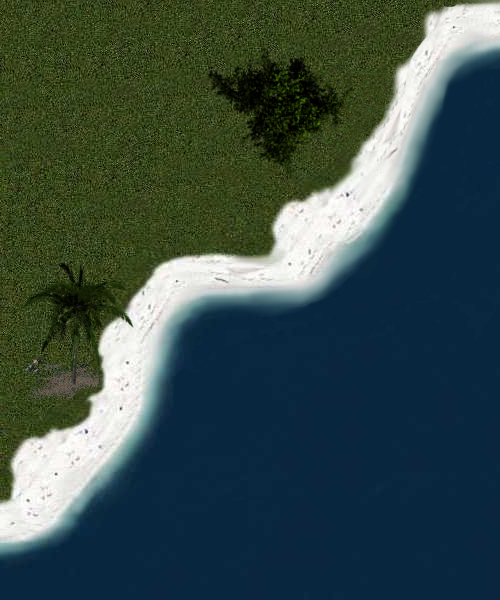
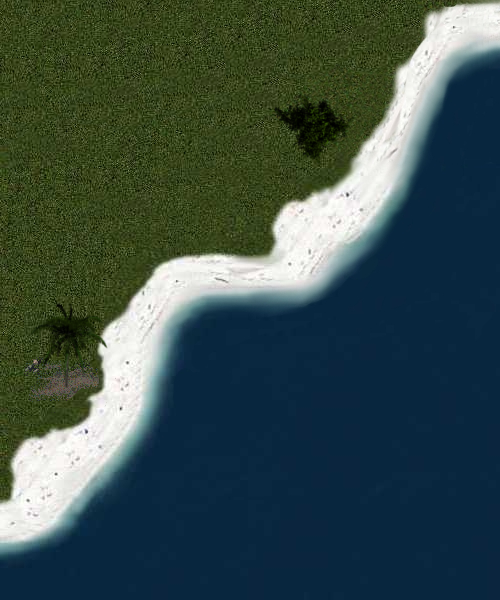
Layered file, before and after one edit (500 x 600). Changes by layer:
painted on "Clipboard#1" over <box>21,260,134,389</box>
painted on "Clipboard" over <box>207,47,356,176</box>
